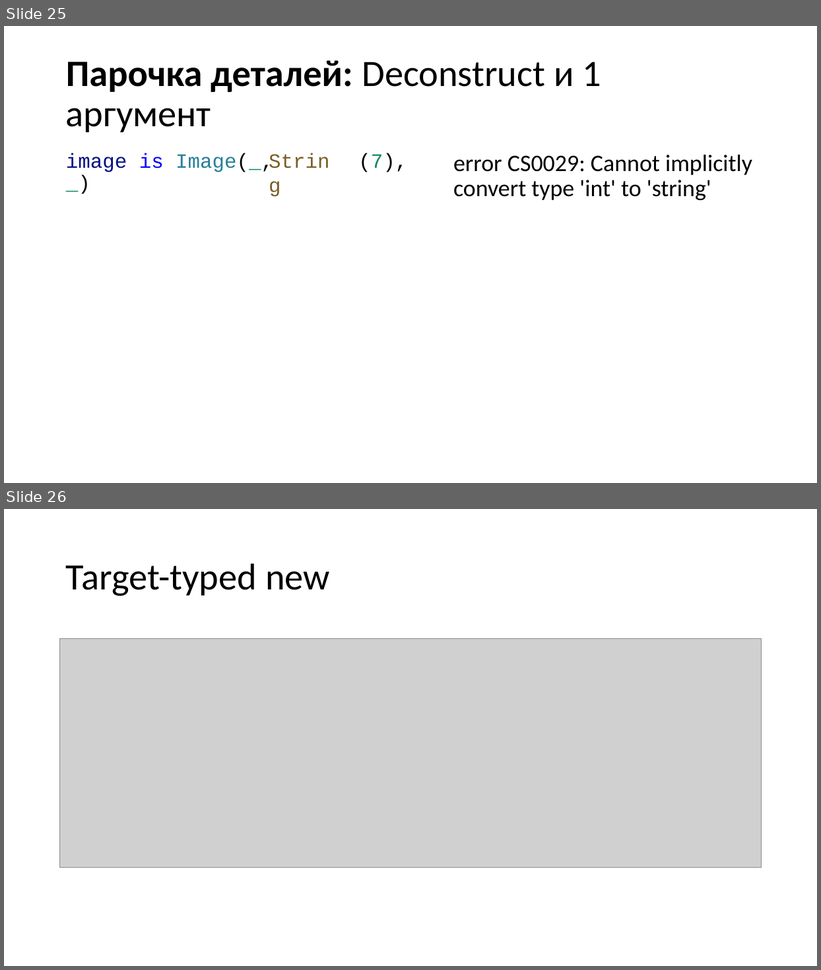
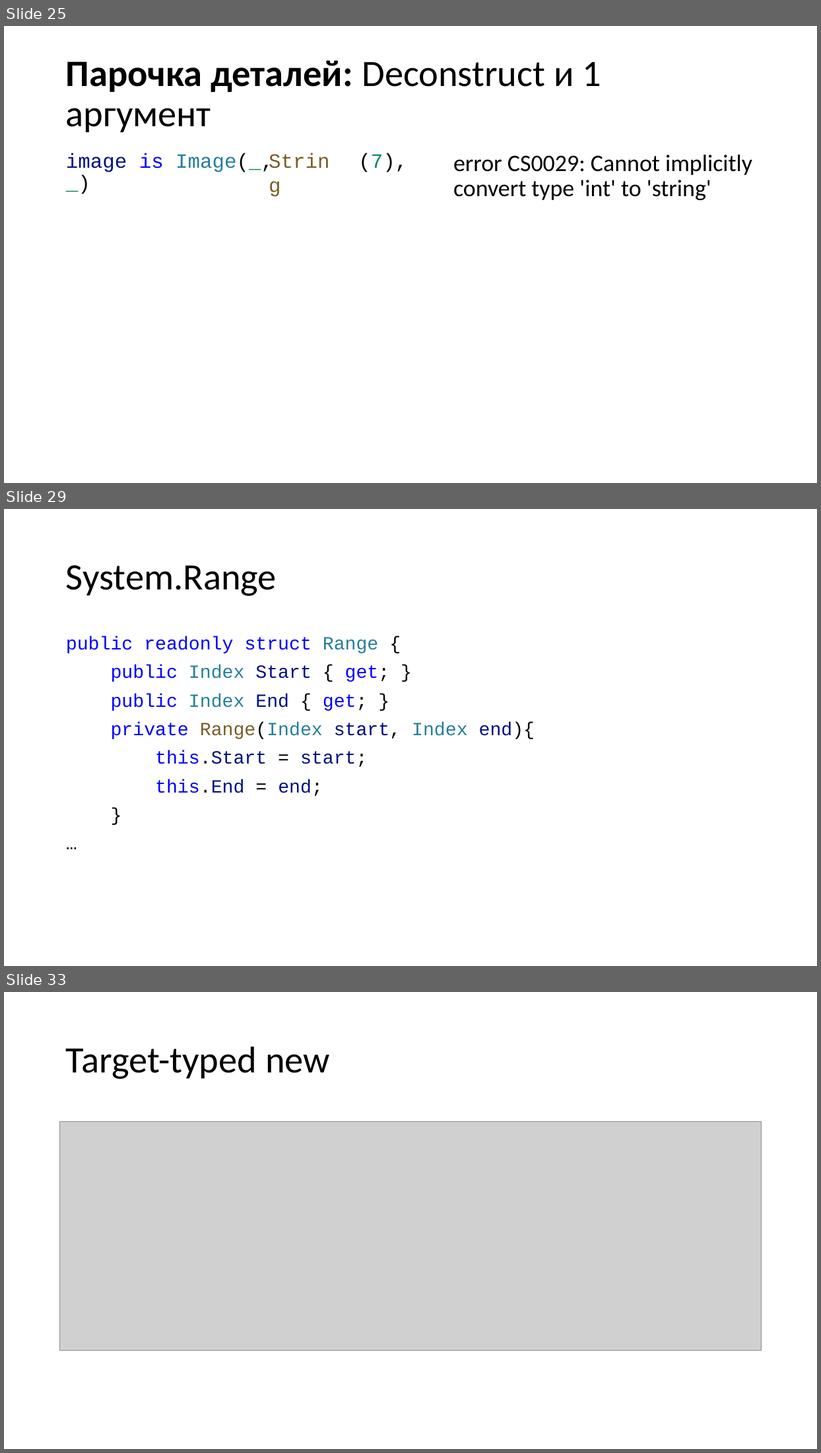
Before and after one commit to kugushev/presentations, a slide deck: Presentation.pptx. Shown one above the other, each under a label of ours: slides 25 and 26 before the commit, slides 25, 29 and 33 after it; the slides between them are not shown. The pictures are 821x970 and 821x1453 pixels, drawn with LibreOffice and Linux fonts; fonts in the diff are those of the drawing; grey boxes stand for pictures. Boxes give left, top, right and bottom in pixels: in the first picture for what was removed or moved away, otherwise in the second. Text is boxed around its words. In the diff, an @@ line names an element or a change of style, - is before the commit and + after.

Commit message:
add ranges

```diff
--- a/Presentation.pptx
+++ b/Presentation.pptx
@@ slide 29 added at (4,509,817,966), background #FFFFFF @@
@@ title added at (66,565,277,596), 44 pt, text #000000 @@
+System.Range
@@ text added at (66,636,535,796), 22 pt, text #0000FF @@
+public readonly struct Range {
+public Index Start { get; }
+public Index End { get; }
+private Range(Index start, Index end){
+this.Start = start;
+this.End = end;
+}
+…
@@ what was slide 26 is now slide 33 @@
```
Also in this commit, not shown: 1 slide changed, 6 other slides added, 1 slide removed, 2 other files.
